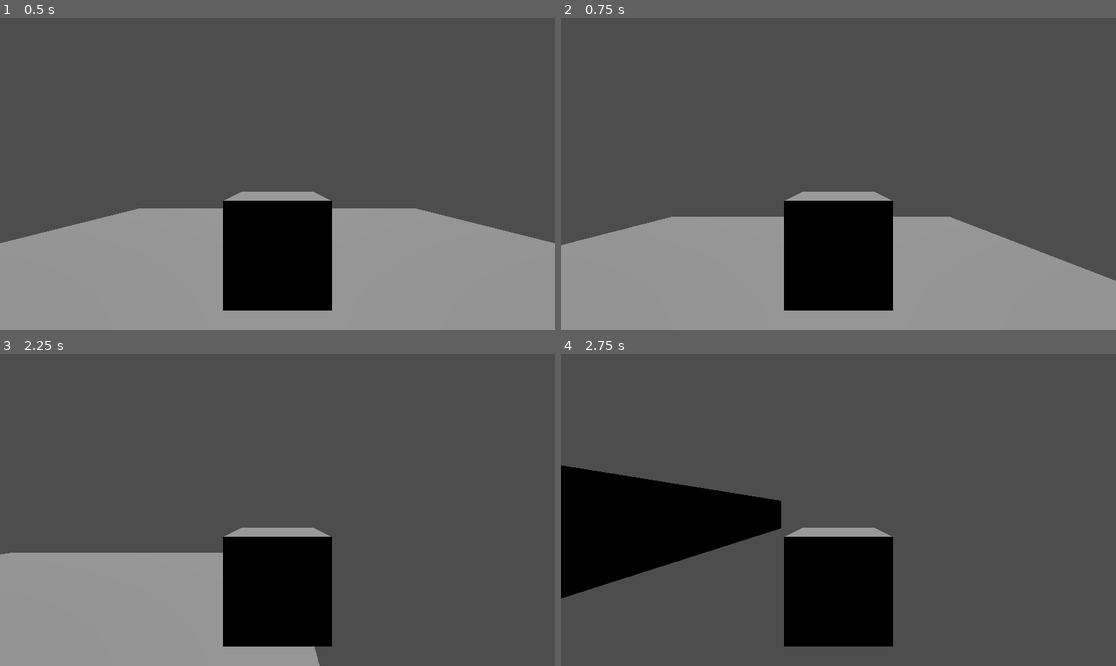
Above: before the commit, frames 1-4 (two rows, left to right).
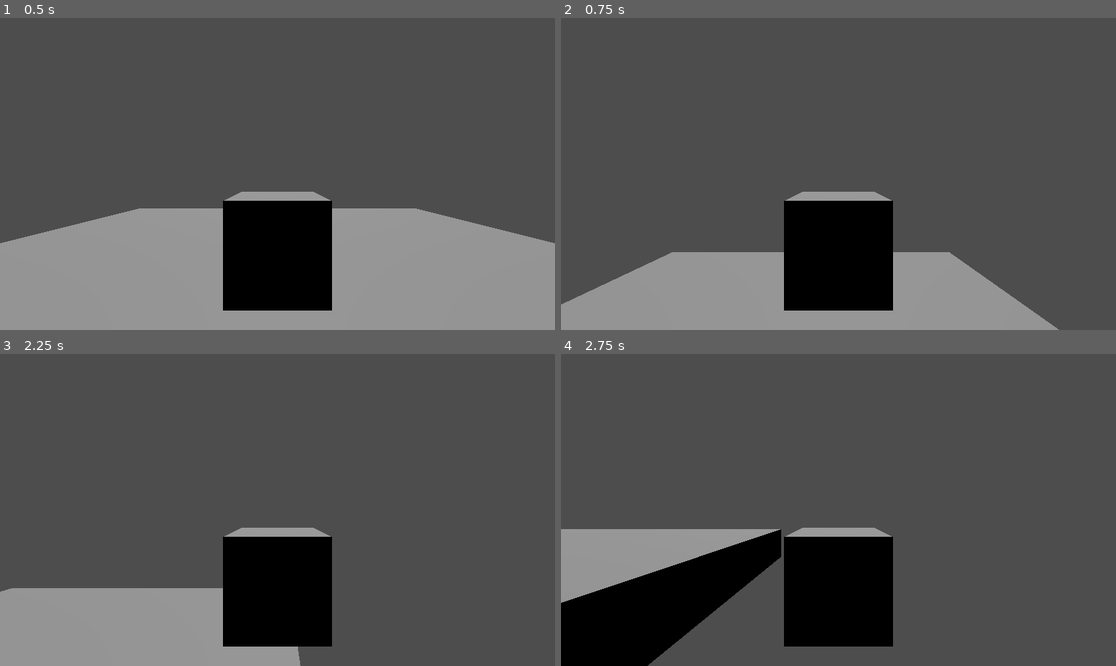
Above: after the commit, the same moments.

Repository: RavenRandomz/cube-extentialis-bossfight
Game: Godot game, scene res://testworld.tscn
Two runs of this game, one before a commit and one after it. Both use one fixed random seed, a clock stepped at 60 frames per second and the inputs below.
Inputs (mouse positions are in pixels of both pictures, inside the frame that each line leads up to):
- Up to frame 1 (0.5 s): no input
- Up to frame 2 (0.75 s): tap Enter (ui_accept) at 0.5 s; move the mouse to (960, 158) at 0.52 s; hold Right (ui_right) from 0.53 s (still down); hold Shift from 0.53 s (still down); click (960, 158) at 0.67 s
- Up to frame 3 (2.25 s): tap Enter (ui_accept) at 0.77, 2 s; release Right (ui_right) at 1.25 s; release Shift at 1.25 s; drag from (166, 525) to (249, 572) at 1.27 s; move the mouse to (333, 441) at 2.02 s; hold Right (ui_right) from 2.03 s (still down); tap Ctrl at 2.1 s
- Up to frame 4 (2.75 s): keep holding Right (ui_right)

Frame 1 is identical in both runs. In frame 2, 12% of the frame differs, in the area x 0-100%, y 63-100%; in frame 3, 4.8%; in frame 4, 19%, in the area x 0-40%, y 35-100%.

Commit message:
Increase player jump velocity to compensate for gravity change

Diff:
--- a/scripts/player.gd
+++ b/scripts/player.gd
@@ -1,8 +1,9 @@
+class_name Player
 extends CharacterBody3D
 
 
 const SPEED = 5.0
-const JUMP_VELOCITY = 4.5
+const JUMP_VELOCITY = 10
 
 # Get the gravity from the project settings to be synced with RigidBody nodes.
 var gravity = ProjectSettings.get_setting("physics/3d/default_gravity")
